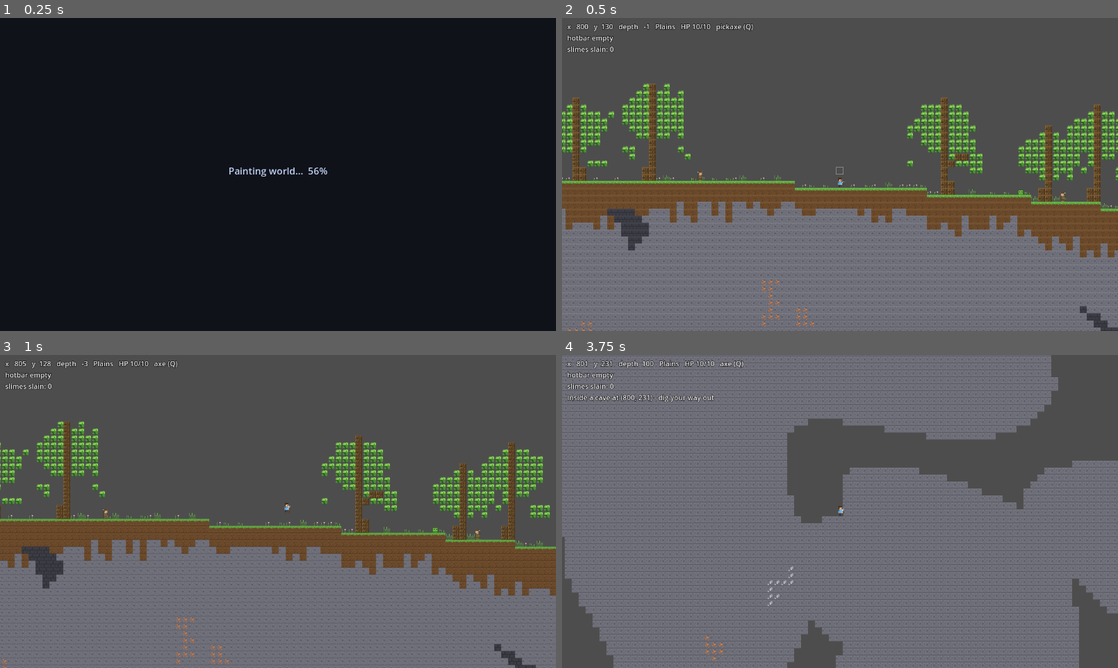
Above: before the commit, frames 1-4 (two rows, left to right).
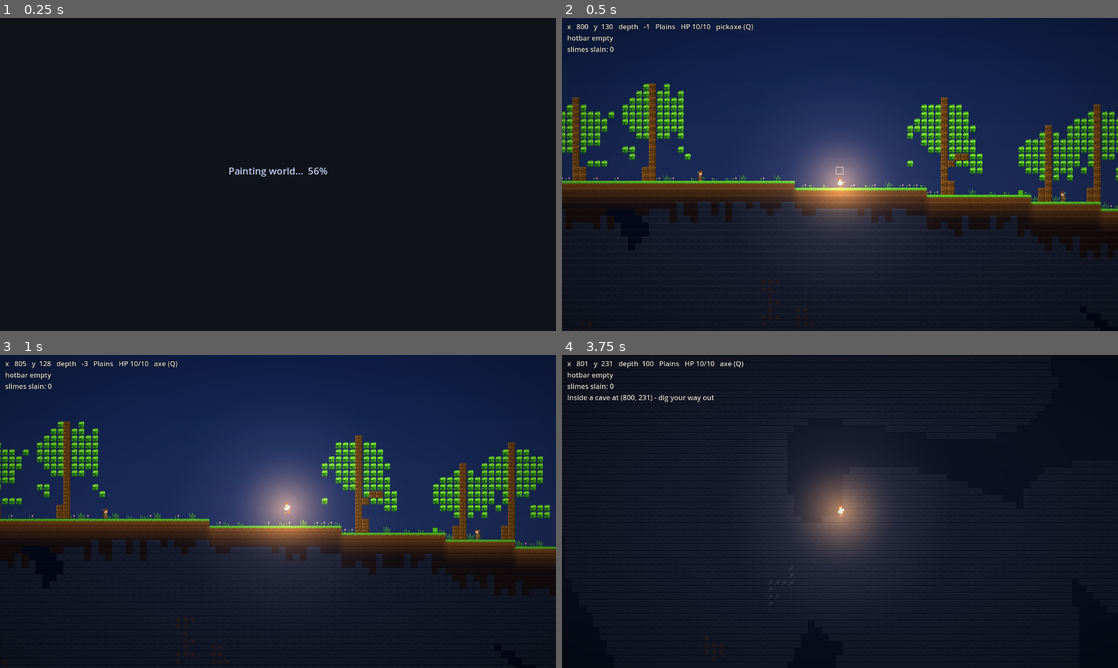
Above: after the commit, the same moments.

Repository: sujanirig-web/cavehound
Game: Godot game, scene res://scenes/main.tscn
Two runs of this game, one before a commit and one after it. Both use one fixed random seed, a clock stepped at 60 frames per second and the inputs below.
Inputs (mouse positions are in pixels of both pictures, inside the frame that each line leads up to):
- Up to frame 1 (0.25 s): no input
- Up to frame 2 (0.5 s): no input
- Up to frame 3 (1 s): tap Enter (ui_accept) at 0.5 s; move the mouse to (400, 495) at 0.52 s; hold D (move_right) from 0.53 s (still down); tap Q (cycle_tool) at 0.6 s; click (400, 495) at 0.67 s; tap W (jump) at 0.77 s
- Up to frame 4 (3.75 s): move the mouse to (728, 527) at 1.27 s; tap T at 1.35 s; click (728, 527) at 1.42 s; tap W (jump) at 1.52, 3.02 s; move the mouse to (895, 442) at 2.02 s; release D (move_right) at 2.03 s; hold A (move_left) 2.03-2.78 s; tap C at 2.1 s; click (895, 442) at 2.17 s; move the mouse to (812, 574) at 2.77 s; hold D (move_right) from 2.78 s (still down); tap E at 2.85 s; click (812, 574) at 2.92 s; move the mouse to (1006, 558) at 3.52 s; tap F at 3.6 s; click (1006, 558) at 3.67 s

Frame 1 is identical in both runs. In frame 2, 96% of the frame differs, in the area x 0-100%, y 0-100%; in frame 3, 96%; in frame 4, 99%.

Commit message:
Atmosphere: baked lightmap, player glow, dusk sky, colour grade
Dead Cells-style look on the GL Compatibility renderer, zero binary assets,
no renderer switch (engine bloom is unsupported on Compatibility - the
grade is fake in-shader).

- scripts/lighting.gd: deterministic lightmap - sky cells seeded to full
  brightness down to the ground row, then 4 relaxation sweeps spread light
  into cave mouths (AIR_COST 5, SOLID_COST 65) so caves darken with depth
  and never go fully black (MAX_DARK 0.72, blue tint). Bucket queue
  replaced by flat sweeps + a solidity lookup table: 6.5s -> 2.2s.
- scripts/atmosphere.gd: lightmap overlay (z40), additive warm player
  glow + halo (z50), dusk sky gradient (z-1000), grade CanvasLayer below
  the HUD. The bake runs on a worker thread the moment the world exists,
  overlapping the frame-sliced paint, so boot never freezes (~55ms tail).
- shaders/grade.gdshader: contrast/saturation/split-tone/vignette over the
  composited viewport, under the HUD (UI moved to canvas layer 2,
  Entities to z60).
- tileset_factory: baked top rim (+13%) / bottom AO (-24%) on solid tiles
  so terrain reads as raised blocks.
- tools/light_test.gd (8th suite: size, determinism, sky lit, surface lit,
  deep caves dark, bake perf) and tools/atmosphere_shots.gd (windowed
  before/after capture tool). All 8 suites green.
- Branch 'atmosphere' in a worktree; deliberately NOT merged into main,
  which has in-flight building-mechanic work (PLATFORM/TORCH) by another
  agent. Merge after that lands.

Diff:
--- a/scenes/main.tscn
+++ b/scenes/main.tscn
@@ -1,7 +1,8 @@
-[gd_scene load_steps=3 format=3 uid="uid://bnw5dnrfxlwxh"]
+[gd_scene load_steps=4 format=3 uid="uid://bnw5dnrfxlwxh"]
 
 [ext_resource type="Script" path="res://scripts/world.gd" id="1_world"]
 [ext_resource type="PackedScene" path="res://scenes/player.tscn" id="2_player"]
+[ext_resource type="Script" path="res://scripts/atmosphere.gd" id="3_atmo"]
 
 [node name="Main" type="Node2D"]
 script = ExtResource("1_world")
@@ -14,11 +15,16 @@
 [node name="Tiles" type="TileMapLayer" parent="World"]
 
 [node name="Entities" type="Node2D" parent="."]
+z_index = 60
 
 [node name="Player" parent="Entities" instance=ExtResource("2_player")]
 position = Vector2(12800, 2400)
 
+[node name="Atmosphere" type="Node2D" parent="."]
+script = ExtResource("3_atmo")
+
 [node name="UI" type="CanvasLayer" parent="."]
+layer = 2
 
 [node name="Info" type="Label" parent="UI"]
 offset_left = 12.0
--- /dev/null
+++ b/scripts/atmosphere.gd
@@ -0,0 +1,185 @@
+extends Node2D
+
+## The "look" layer: a baked static lightmap (dark caves, lit surface), a
+## warm light that follows the player, a dusk sky behind everything, and a
+## full-screen colour grade + vignette. Purely visual - it never touches the
+## generator or gameplay data. The lightmap bakes on a worker thread as soon
+## as the world exists (overlapping the frame-sliced paint, so boot never
+## freezes) and the rest builds itself after the loading screen hides, so
+## world.gd needs no wiring.
+##
+## Draw order (z): sky -1000 < walls -10 < tiles 0 < lightmap 40 <
+## player glow 50 < entities 60. The grade lives on a CanvasLayer under the
+## HUD so the UI stays crisp.
+
+const TILE := 16
+const SKY_Z := -1000
+const LIGHTMAP_Z := 40
+const GLOW_Z := 50
+
+var _built := false
+var _bake_started := false
+var _bake_thread: Thread
+var _bake_img: Image
+
+
+func _ready() -> void:
+    # Gen can take ~1s and the paint is frame-sliced, so wait for it.
+    set_process(true)
+
+
+## The bake runs on a worker thread so the boot never freezes: `gen` is
+## read-only until the loading screen hides (player actions no-op while
+## loading), so the thread only ever reads the world arrays. If the paint
+## wins the race the lightmap simply pops in a frame later.
+func _process(_delta: float) -> void:
+    if _built:
+        return
+    var main := get_parent()
+    if main == null:
+        return
+    var gen: WorldGen = main.get("gen")
+    if gen == null:
+        return
+    if not _bake_started:
+        _bake_started = true
+        _bake_thread = Thread.new()
+        _bake_thread.start(_thread_bake.bind(gen))
+    var loading: Control = main.get("loading")
+    if loading != null and loading.visible:
+        return
+    if _bake_thread != null and _bake_thread.is_alive():
+        return  # paint won the race; the lightmap lands in a moment
+    if _bake_thread != null and _bake_thread.is_started():
+        _bake_thread.wait_to_finish()
+        _bake_thread = null
+    _build(main)
+    _built = true
+    set_process(false)
+
+
+func _thread_bake(gen: WorldGen) -> void:
+    _bake_img = Lighting.bake(gen)
+
+
+func _exit_tree() -> void:
+    if _bake_thread != null and _bake_thread.is_started():
+        _bake_thread.wait_to_finish()
+        _bake_thread = null
+
+
+func _build(main: Node) -> void:
+    var gen: WorldGen = main.get("gen")
+    var world_px := Vector2(gen.width * TILE, gen.height * TILE)
+    var t0 := Time.get_ticks_msec()
+
+    _add_sky(world_px)
+    if _bake_img != null:
+        _add_lightmap(_bake_img)
+    _add_player_glow()
+    _add_grade()
+
+    print("atmosphere built in %d ms (lightmap %dx%d baked on a thread)"
+            % [Time.get_ticks_msec() - t0, gen.width, gen.height])
+
+
+func _add_sky(world_px: Vector2) -> void:
+    var grad := Image.create(1, 256, false, Image.FORMAT_RGBA8)
+    # Dusk sky: indigo above, a warm lilac glow hugging the horizon (which
+    # sits at ~42% of the world height, roughly where the ground line is).
+    var stops := [
+        [0.0, Color("0d1226")],
+        [0.28, Color("24304f")],
+        [0.45, Color("3f4460")],
+        [0.55, Color("55545c")],
+        [1.0, Color("0a0c12")],
+    ]
+    for y in 256:
+        var t := float(y) / 255.0
+        var c: Color = stops[0][1]
+        for i in range(stops.size() - 1):
+            var a: float = stops[i][0]
+            var b: float = stops[i + 1][0]
+            if t >= a and t <= b:
+                c = (stops[i][1] as Color).lerp(stops[i + 1][1],
+                        (t - a) / maxf(b - a, 0.0001))
+                break
+        grad.set_pixel(0, y, c)
+    var sky := Sprite2D.new()
+    sky.name = "Sky"
+    sky.texture = ImageTexture.create_from_image(grad)
+    sky.centered = false
+    sky.position = Vector2.ZERO
+    sky.scale = Vector2(world_px.x, world_px.y / 256.0)
+    sky.z_index = SKY_Z
+    sky.texture_filter = CanvasItem.TEXTURE_FILTER_LINEAR
+    add_child(sky)
+
+
+func _add_lightmap(img: Image) -> void:
+    var overlay := Sprite2D.new()
+    overlay.name = "Lightmap"
+    overlay.texture = ImageTexture.create_from_image(img)
+    overlay.centered = false
+    overlay.position = Vector2.ZERO
+    overlay.scale = Vector2(TILE, TILE)
+    overlay.z_index = LIGHTMAP_Z
+    overlay.texture_filter = CanvasItem.TEXTURE_FILTER_LINEAR
+    add_child(overlay)
+
+
+func _add_player_glow() -> void:
+    var players := get_tree().get_nodes_in_group("player")
+    if players.is_empty():
+        return
+    var glow := Sprite2D.new()
+    glow.name = "PlayerGlow"
+    glow.texture = _radial(256, 2.0)
+    glow.scale = Vector2(1.15, 1.15)
+    glow.z_index = GLOW_Z
+    var mat := CanvasItemMaterial.new()
+    mat.blend_mode = CanvasItemMaterial.BLEND_MODE_ADD
+    glow.material = mat
+    glow.modulate = Color(1.0, 0.72, 0.42, 0.42)
+    (players[0] as Node2D).add_child(glow)
+
+    # a wider, fainter halo keeps the transition from light into the dark
+    var halo := Sprite2D.new()
+    halo.name = "PlayerHalo"
+    halo.texture = _radial(256, 1.4)
+    halo.scale = Vector2(2.3, 2.3)
+    halo.z_index = GLOW_Z - 1
+    var hm := CanvasItemMaterial.new()
+    hm.blend_mode = CanvasItemMaterial.BLEND_MODE_ADD
+    halo.material = hm
+    halo.modulate = Color(0.55, 0.5, 0.6, 0.24)
+    (players[0] as Node2D).add_child(halo)
+
+
+## The grade sits on its own CanvasLayer below the HUD (which main.tscn
+## moves to layer 2): readable UI, graded world.
+func _add_grade() -> void:
+    var layer := CanvasLayer.new()
+    layer.name = "Grade"
+    layer.layer = 1
+    add_child(layer)
+
+    var rect := ColorRect.new()
+    rect.name = "GradeRect"
+    rect.set_anchors_preset(Control.PRESET_FULL_RECT)
+    rect.mouse_filter = Control.MOUSE_FILTER_IGNORE
+    var mat := ShaderMaterial.new()
+    mat.shader = load("res://shaders/grade.gdshader")
+    rect.material = mat
+    layer.add_child(rect)
+
+
+func _radial(size: int, power: float) -> ImageTexture:
+    var img := Image.create(size, size, false, Image.FORMAT_RGBA8)
+    var c := (size - 1) * 0.5
+    for y in size:
+        for x in size:
+            var d := Vector2(x - c, y - c).length() / c
+            var a := pow(clampf(1.0 - d, 0.0, 1.0), power)
+            img.set_pixel(x, y, Color(1, 1, 1, a))
+    return ImageTexture.create_from_image(img)
--- /dev/null
+++ b/scripts/lighting.gd
@@ -0,0 +1,129 @@
+class_name Lighting
+extends RefCounted
+
+## Bakes a static 2D lightmap from a generated world: sky light floods down
+## from the top of the map and creeps sideways into cave mouths, dying out a
+## tile or two into rock. It is a pure function of the world data, so the
+## same seed always produces the same light (checked by tools/light_test.gd).
+##
+## The result is a world-sized image whose RGB is the cave tint and whose
+## alpha is darkness: 0 = fully lit (open sky), ~0.85 = deep cave. The
+## atmosphere node draws it as an overlay above the terrain and below the
+## entities, so caves go dark and the surface stays lit.
+
+const LIT := 255
+const AIR_COST := 5        # light lost per air tile in a cave (fades ~50 tiles)
+const SOLID_COST := 65     # light lost per rock tile (gradient ~4 tiles deep)
+const SURFACE_BONUS := 30  # exposed rock inherits most of the nearby air light
+const MAX_DARK := 0.72     # alpha of the darkest cave (never pitch black)
+const CAVE := Color(0.03, 0.045, 0.08)
+
+
+static func bake(gen: WorldGen) -> Image:
+    var w: int = gen.width
+    var h: int = gen.height
+    var n := w * h
+    var light := PackedByteArray()
+    light.resize(n)
+
+    # Per-cell light cost, precomputed once so the sweeps are a single
+    # table read per neighbour. The solidity lookup is a 256-entry table
+    # built once (SOLID.has() is a linear scan and would be O(n*11) here).
+    var solid := PackedByteArray()
+    solid.resize(256)
+    for t in 256:
+        solid[t] = 1 if TilesetFactory.SOLID.has(t) else 0
+    var cost := PackedByteArray()
+    cost.resize(n)
+    for i in n:
+        cost[i] = SOLID_COST if solid[gen.tiles[i]] != 0 else AIR_COST
+
+    # Seed the sky: every open cell from the top of the map down to the
+    # ground row (open sky, tree canopies, cave-mouth lips) starts fully
+    # lit, so sunlight does not attenuate in the ~170-tile air column.
+    # Only the flood into underground caves pays the air cost.
+    for x in w:
+        var sy: int = gen.surface[x]
+        for y in sy:
+            var i := y * w + x
+            if cost[i] != SOLID_COST:
+                light[i] = LIT
+
+    # Relaxation sweeps: alternating forward/backward passes push light to
+    # the right/down then left/up neighbours, subtracting the per-cell
+    # cost. Flat arrays, no queues - cheaper than a bucket queue and just
+    # as deterministic. Four sweeps: each forward pass cascades a full row
+    # and column of caves, so two per direction clears the geometry.
+    for sweep in 4:
+        if sweep % 2 == 0:
+            for y in h:
+                var row := y * w
+                for x in w:
+                    var i := row + x
+                    var lv: int = light[i]
+                    if lv == 0:
+                        continue
+                    if x < w - 1:
+                        var nr: int = lv - cost[i + 1]
+                        if nr > light[i + 1]:
+                            light[i + 1] = nr
+                    if y < h - 1:
+                        var dn: int = lv - cost[i + w]
+                        if dn > light[i + w]:
+                            light[i + w] = dn
+        else:
+            for y in range(h - 1, -1, -1):
+                var row := y * w
+                for x in range(w - 1, -1, -1):
+                    var i := row + x
+                    var lv: int = light[i]
+                    if lv == 0:
+                        continue
+                    if x > 0:
+                        var lf: int = lv - cost[i - 1]
+                        if lf > light[i - 1]:
+                            light[i - 1] = lf
+                    if y > 0:
+                        var up: int = lv - cost[i - w]
+                        if up > light[i - w]:
+                            light[i - w] = up
+
+    # Exposed rock should read as lit, not as the deep-shadow the flood gave
+    # it: any solid touching lit air inherits that light minus a small
+    # penalty. This is what puts a readable rim on cave walls and surfaces.
+    var lit := PackedByteArray()
+    lit.resize(n)
+    for y in h:
+        for x in w:
+            var i := y * w + x
+            if solid[gen.tiles[i]] == 0:
+                lit[i] = light[i]
+                continue
+            var best := 0
+            if x > 0 and solid[gen.tiles[i - 1]] == 0:
+                best = maxi(best, light[i - 1])
+            if x < w - 1 and solid[gen.tiles[i + 1]] == 0:
+                best = maxi(best, light[i + 1])
+            if y > 0 and solid[gen.tiles[i - w]] == 0:
+                best = maxi(best, light[i - w])
+            if y < h - 1 and solid[gen.tiles[i + w]] == 0:
+                best = maxi(best, light[i + w])
+            lit[i] = maxi(light[i], best - SURFACE_BONUS) if best > 0 else light[i]
+
+    return _to_image(lit, w, h)
+
+
+static func _to_image(light: PackedByteArray, w: int, h: int) -> Image:
+    var data := PackedByteArray()
+    data.resize(w * h * 4)
+    var r := int(CAVE.r * 255.0)
+    var g := int(CAVE.g * 255.0)
+    var b := int(CAVE.b * 255.0)
+    for i in w * h:
+        var dark := 1.0 - float(light[i]) / float(LIT)
+        var o := i * 4
+        data[o] = r
+        data[o + 1] = g
+        data[o + 2] = b
+        data[o + 3] = int(clampf(dark * MAX_DARK, 0.0, 1.0) * 255.0)
+    return Image.create_from_data(w, h, false, Image.FORMAT_RGBA8, data)
--- a/scripts/tileset_factory.gd
+++ b/scripts/tileset_factory.gd
@@ -89,6 +89,7 @@
     for id in WorldGen.TILE_COUNT:
         _paint(img, id,
                 (id % ATLAS_COLS) * TILE_SIZE, (id / ATLAS_COLS) * TILE_SIZE)
+    _ambient_edges(img)
     return img
 
 
@@ -408,6 +409,38 @@
         _fill(img, ox, oy, bottom, TILE_SIZE - 1, 1)
 
 
+## Ambient occlusion + rim light over every solid tile: a softly lit top
+## edge and a shaded bottom edge give terrain volume so a wall of rock
+## reads as raised blocks instead of a flat orange rectangle. Applied once
+## over the finished atlas so individual tiles keep their detail.
+static func _ambient_edges(img: Image) -> void:
+    for id in WorldGen.TILE_COUNT:
+        if not SOLID.has(id):
+            continue
+        var ox := (id % ATLAS_COLS) * TILE_SIZE
+        var oy := (id / ATLAS_COLS) * TILE_SIZE
+        for y in TILE_SIZE:
+            for x in TILE_SIZE:
+                var c := img.get_pixel(ox + x, oy + y)
+                if c.a <= 0.0:
+                    continue
+                var f := 1.0
+                if y == 0:
+                    f += 0.13  # rim light
+                elif y == 1:
+                    f += 0.05
+                elif y == TILE_SIZE - 1:
+                    f -= 0.24  # contact shadow
+                elif y == TILE_SIZE - 2:
+                    f -= 0.10
+                if x == 0 or x == TILE_SIZE - 1:
+                    f -= 0.04  # subtle edge separation
+                img.set_pixel(ox + x, oy + y, Color(
+                        clampf(c.r * f, 0.0, 1.0),
+                        clampf(c.g * f, 0.0, 1.0),
+                        clampf(c.b * f, 0.0, 1.0), c.a))
+
+
 ## A short meandering dark line - cracks make stone read as rock.
 static func _crack(img: Image, ox: int, oy: int,
         rng: RandomNumberGenerator, c: Color) -> void:
--- /dev/null
+++ b/shaders/grade.gdshader
@@ -0,0 +1,34 @@
+shader_type canvas_item;
+
+// Cinematic colour grade for the 2D world: a touch more contrast and
+// saturation, cool shadows / warm highlights (split toning) and a vignette.
+// Reads the composited viewport below it, so it grades the tiles, the baked
+// lightmap and the glows together. Rendered on a CanvasLayer under the HUD.
+
+uniform sampler2D screen_tex : hint_screen_texture, filter_linear;
+uniform float brightness : hint_range(-0.5, 0.5) = 0.0;
+uniform float contrast : hint_range(0.0, 3.0) = 1.16;
+uniform float saturation : hint_range(0.0, 3.0) = 1.24;
+uniform float vignette : hint_range(0.0, 1.5) = 0.42;
+uniform vec3 lift = vec3(0.0, 0.008, 0.030);
+uniform vec3 gain = vec3(1.03, 1.0, 0.95);
+
+void fragment() {
+    vec3 c = texture(screen_tex, SCREEN_UV).rgb;
+
+    c += brightness;
+    c = (c - 0.5) * contrast + 0.5;
+
+    float l = dot(clamp(c, 0.0, 1.0), vec3(0.2126, 0.7152, 0.0722));
+    c = mix(vec3(l), c, saturation);
+
+    // split tone: cool the darks, warm the brights
+    c += lift * (1.0 - smoothstep(0.0, 0.6, l));
+    c *= gain;
+
+    float d = length(SCREEN_UV - vec2(0.5));
+    float vig = smoothstep(0.86, 0.22, d);
+    c *= mix(1.0 - vignette, 1.0, vig);
+
+    COLOR = vec4(clamp(c, 0.0, 1.0), 1.0);
+}
--- /dev/null
+++ b/tools/atmosphere_shots.gd
@@ -0,0 +1,72 @@
+extends SceneTree
+
+## Captures a fixed trio of screenshots (surface, cave, dungeon) for
+## before/after comparison while tuning the atmosphere. Windowed, so it
+## is NOT part of run_tests.sh:
+##
+##   godot --path . --script res://tools/atmosphere_shots.gd -- --tag=before --no-creatures
+##
+## Writes ~/.cache/cavebound_atmo/atmo_<tag>_<name>.png. Same seed every run, so the
+## only thing that changes between a before and an after run is the code.
+
+var main: Node
+var frames := 0
+var phase := 0
+var tag := "shot"
+
+
+func _initialize() -> void:
+    for a in OS.get_cmdline_user_args():
+        if a.begins_with("--tag="):
+            tag = a.substr(6)
+    main = load("res://scenes/main.tscn").instantiate()
+    root.add_child(main)
+
+
+func _process(_delta: float) -> bool:
+    frames += 1
+    var player := main.get_node_or_null("Entities/Player") as CharacterBody2D
+    var loading := main.get_node_or_null("UI/Loading") as Control
+
+    match phase:
+        0:
+            if frames > 900:
+                push_error("world never finished generating")
+                return _finish()
+            if loading != null and not loading.visible and player != null \
+                    and main.gen != null:
+                _shot("surface")
+                phase = 1
+                frames = 0
+        1:
+            if frames < 45:
+                return false
+            main._teleport_to_cave()
+            phase = 2
+            frames = 0
+        2:
+            if frames < 70:
+                return false
+            _shot("cave")
+            main._teleport_to_dungeon()
+            phase = 3
+            frames = 0
+        3:
+            if frames < 90:
+                return false
+            _shot("dungeon")
+            return _finish()
+    return false
+
+
+func _shot(name: String) -> void:
+    var img := root.get_texture().get_image()
+    var path := "/home/sagiri/.cache/cavebound_atmo/atmo_%s_%s.png" % [tag, name]
+    img.save_png(path)
+    print("shot %-8s %dx%d -> %s"
+            % [name, img.get_width(), img.get_height(), path])
+
+
+func _finish() -> bool:
+    quit(0)
+    return true
--- /dev/null
+++ b/tools/light_test.gd
@@ -0,0 +1,82 @@
+extends SceneTree
+
+## Headless sanity check for the baked lightmap.
+##
+##   godot --headless --path . --script res://tools/light_test.gd
+##
+## Asserts the things most likely to break while tuning the flood: the map
+## is world-sized, deterministic, open sky is not darkened, and buried air
+## (caves deep under the surface) is genuinely dark.
+
+const W := 1600
+const H := 400
+const LIT_ALPHA := Lighting.LIT  # 255
+
+
+func _initialize() -> void:
+    var failures: Array[String] = []
+    var gen := WorldGen.new()
+    gen.generate(abs(hash("cavebound")), W, H)
+
+    var t0 := Time.get_ticks_msec()
+    var img := Lighting.bake(gen)
+    var ms := Time.get_ticks_msec() - t0
+    print("lightmap baked in %d ms" % ms)
+    if ms > 3000:
+        failures.append("bake too slow: %d ms" % ms)
+
+    if img.get_width() != W or img.get_height() != H:
+        failures.append("size %dx%d != %dx%d"
+                % [img.get_width(), img.get_height(), W, H])
+
+    var img2 := Lighting.bake(gen)
+    if img.get_data() != img2.get_data():
+        failures.append("lightmap is not deterministic")
+
+    # 1. open sky (top-row air) is never darkened
+    var rng := RandomNumberGenerator.new()
+    rng.seed = 1337
+    for s in 200:
+        var x := rng.randi_range(0, W - 1)
+        var a := img.get_pixel(x, 0).a
+        if a != 0.0:
+            failures.append("sky cell x=%d darkened (alpha %.2f)" % [x, a])
+            break
+
+    # 2. the surface is lit: the air cell right above the ground row
+    var surface_dark := 0.0
+    var surface_n := 0
+    for x in W:
+        var sy: int = gen.surface[x]
+        if sy < 2 or sy >= H - 1:
+            continue
+        surface_dark += img.get_pixel(x, sy - 1).a
+        surface_n += 1
+    surface_dark /= float(maxi(surface_n, 1))
+    print("mean surface-air darkness %.2f (of 1)" % surface_dark)
+    if surface_dark > 0.35:
+        failures.append("surface looks dark (%.2f)" % surface_dark)
+
+    # 3. deep buried air (a cave well below the surface) is dark
+    var darkest := 0.0
+    var found_n := 0
+    for x in W:
+        var sy: int = gen.surface[x]
+        var y0 := mini(sy + 24, H - 2)
+        for y in range(y0, H - 1, 3):
+            if gen.tiles[y * W + x] != WorldGen.Tile.AIR:
+                continue
+            darkest = maxf(darkest, img.get_pixel(x, y).a)
+            found_n += 1
+    print("darkest buried air darkness %.2f (%d samples)" % [darkest, found_n])
+    if found_n > 0 and darkest < 0.55:
+        failures.append("no dark cave found (darkest %.2f)" % darkest)
+
+    print("")
+    if failures.is_empty():
+        print("  lightmap ok (%d ms)" % ms)
+        quit(0)
+    else:
+        for f in failures:
+            print("  FAIL: %s" % f)
+        quit(1)
--- a/tools/parse_check.gd
+++ b/tools/parse_check.gd
@@ -18,6 +18,9 @@
     "res://scripts/npc_art.gd",
     "res://scripts/target_cursor.gd",
     "res://scripts/world.gd",
+    "res://scripts/lighting.gd",
+    "res://scripts/atmosphere.gd",
+    "res://tools/light_test.gd",
     "res://tools/gen_test.gd",
     "res://tools/dig_test.gd",
     "res://tools/mob_test.gd",
Not shown, changed: run_tests.sh
